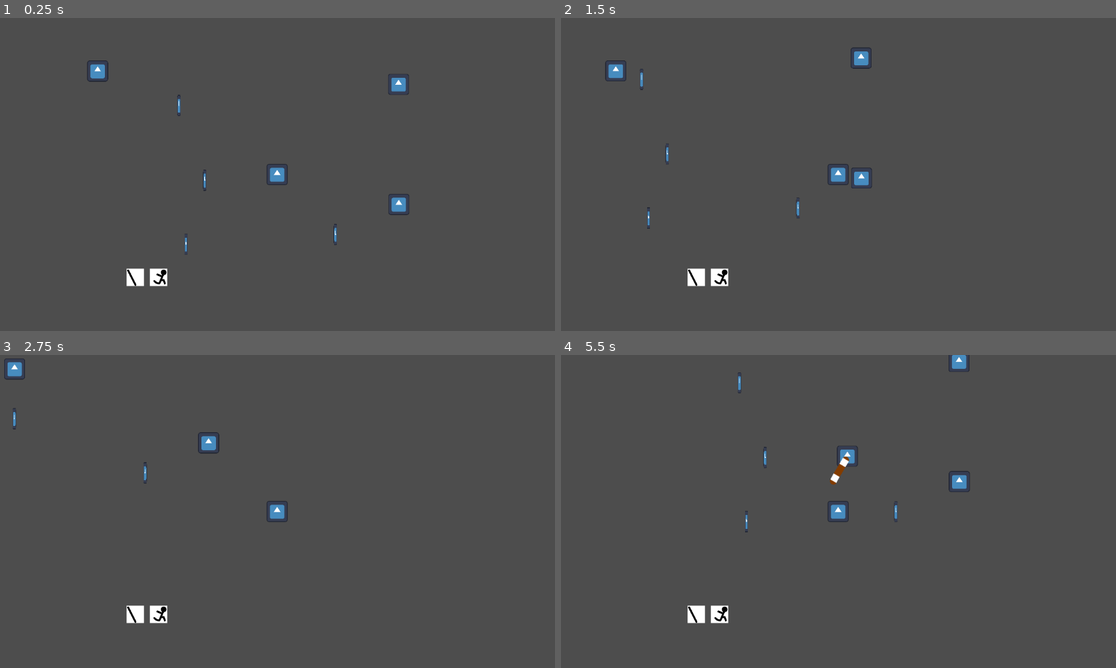
Above: before the commit, frames 1-4 (two rows, left to right).
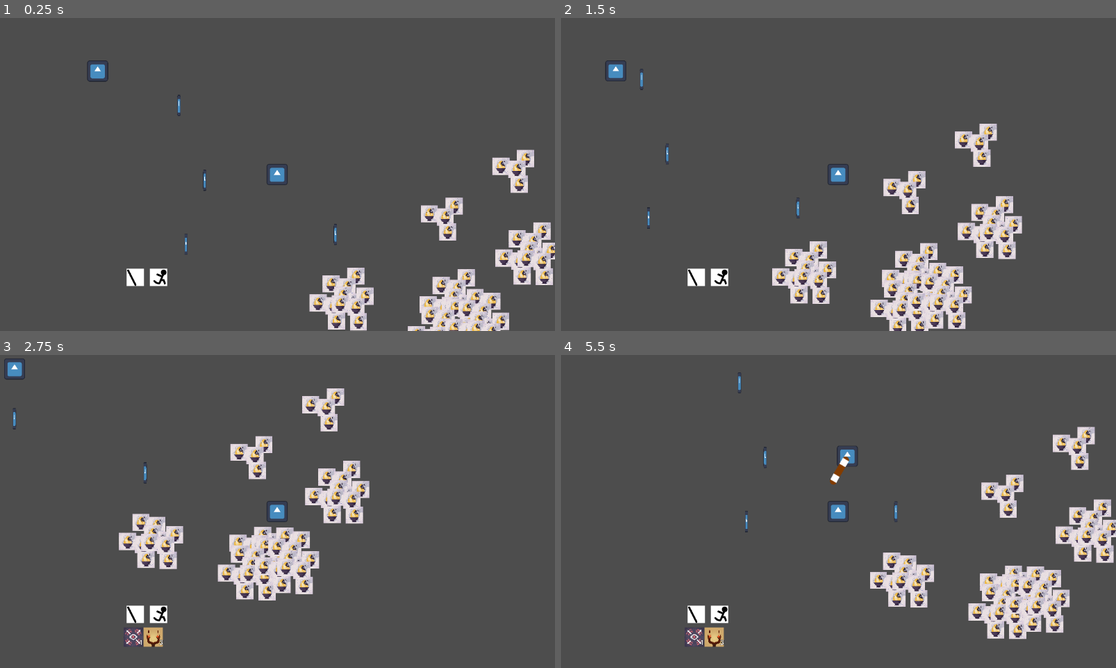
Above: after the commit, the same moments.

Repository: nonagaga/pizza-jam
Game: Godot game, scene res://Test Scenes/Entity Testing.tscn
The game is run twice, just before and just after one commit, with the same random seed, the same clock (stepped at 60 frames per second) and the same inputs. This scene is started directly instead of the project's main scene. The engine's default icon, where the game draws it, is replaced by a stand-in: a white triangle on a blue panel in a dark square.
Inputs (mouse positions are in pixels of both pictures, inside the frame that each line leads up to):
- Up to frame 1 (0.25 s): no input
- Up to frame 2 (1.5 s): tap Enter at 0.5 s; move the mouse to (960, 158) at 0.52 s; hold D (Move Right) 0.53-1.28 s; tap Space (ui_select) at 0.77 s; move the mouse to (727, 190) at 1.27 s; hold S (Move Down) from 1.28 s (still down)
- Up to frame 3 (2.75 s): tap Space (ui_select) at 1.52 s; move the mouse to (333, 442) at 2.02 s; release S (Move Down) at 2.03 s; hold D (Move Right) from 2.03 s (still down)
- Up to frame 4 (5.5 s): move the mouse to (810, 574) at 2.77 s; release D (Move Right) at 2.78 s; hold W (Move Up) 2.78-3.53 s; tap Space (ui_select) at 3.02, 3.77, 4.52 s; move the mouse to (1005, 558) at 3.52 s; hold A (Move Left) 3.53-5.03 s; move the mouse to (672, 464) at 4.27 s; move the mouse to (866, 511) at 5.02 s; hold S (Move Down) from 5.03 s (still down)

The runs differ from the first frame. In frame 1, 6.6% of the frame differs, in the area x 55-100%, y 18-100%; in frame 2, 7.7%, in the area x 38-84%, y 9-100%; in frame 3, 7.5%; in frame 4, 7.6%.

Commit message:
added buffbar

Diff:
--- /dev/null
+++ b/Effects/Buffbar Stacks.tres
@@ -0,0 +1,6 @@
+[gd_resource type="LabelSettings" format=3 uid="uid://vmqxlbq87tjw"]
+
+[resource]
+font_size = 40
+outline_size = 5
+outline_color = Color(0, 0, 0, 1)
--- a/Effects/EntityEffect.gd
+++ b/Effects/EntityEffect.gd
@@ -5,7 +5,11 @@
 
 @onready var _entity = get_parent() as Entity
 
+signal updated_dupes(new_amt: int)
+signal updated_dupes_str(new_amt: String)
+
 @export var effect_name = "Unnamed Effect" as String
+@export var effect_icon: Texture2D
 
 @export var ability_roll_modifier: AbilityRollModifier
 
@@ -23,3 +27,11 @@
 	lifetime -= delta
 	if lifetime <= 0.0:
 		_entity.remove_effect(self)
+
+func add_dupes(amt: int) -> void:
+	dupes += amt
+	update_icon()
+
+func update_icon() -> void:
+	updated_dupes.emit(dupes)
+	updated_dupes_str.emit(str(dupes))
--- a/Effects/Multishot Boon.tscn
+++ b/Effects/Multishot Boon.tscn
@@ -2,6 +2,7 @@
 
 [ext_resource type="Script" uid="uid://5og2uxwi2y2e" path="res://Effects/EntityEffect.gd" id="1_wgb6p"]
 [ext_resource type="Script" uid="uid://c0ny0w83asqax" path="res://Abilities/AbilityRollModifier.gd" id="2_ahuoo"]
+[ext_resource type="Texture2D" uid="uid://butewv1lsrf5d" path="res://Effects/Split_Shot.png" id="2_ngvdd"]
 
 [sub_resource type="Resource" id="Resource_0ey2j"]
 script = ExtResource("2_ahuoo")
@@ -11,5 +12,6 @@
 [node name="MultishotBoon" type="Node" unique_id=1785848823]
 script = ExtResource("1_wgb6p")
 effect_name = "Multishot Boon"
+effect_icon = ExtResource("2_ngvdd")
 ability_roll_modifier = SubResource("Resource_0ey2j")
 metadata/_custom_type_script = "uid://5og2uxwi2y2e"
--- a/Effects/Range Boon.tscn
+++ b/Effects/Range Boon.tscn
@@ -2,6 +2,7 @@
 
 [ext_resource type="Script" uid="uid://5og2uxwi2y2e" path="res://Effects/EntityEffect.gd" id="1_hr6qh"]
 [ext_resource type="Script" uid="uid://c0ny0w83asqax" path="res://Abilities/AbilityRollModifier.gd" id="2_3onso"]
+[ext_resource type="Texture2D" uid="uid://b3kvlig3yt5ih" path="res://Effects/Greater_Expansion.png" id="2_no56v"]
 
 [sub_resource type="Resource" id="Resource_3onso"]
 script = ExtResource("2_3onso")
@@ -11,5 +12,6 @@
 [node name="RangeBoon" type="Node" unique_id=665143073]
 script = ExtResource("1_hr6qh")
 effect_name = "Range Boon"
+effect_icon = ExtResource("2_no56v")
 ability_roll_modifier = SubResource("Resource_3onso")
 metadata/_custom_type_script = "uid://5og2uxwi2y2e"
--- a/Entities/Player.tscn
+++ b/Entities/Player.tscn
@@ -13,6 +13,7 @@
 [ext_resource type="Script" uid="uid://cnsr7os6okjd" path="res://Abilities/AbilitySlot.gd" id="9_paumt"]
 [ext_resource type="PackedScene" uid="uid://c5v0g21ebeius" path="res://Abilities/Left Swing/Left Swing.tscn" id="10_8td47"]
 [ext_resource type="PackedScene" uid="uid://deorq65d05rx" path="res://Abilities/Circle Swing/Circle Swing.tscn" id="10_hmggr"]
+[ext_resource type="Script" uid="uid://br2cxxlgwyq84" path="res://Entities/buffbar.gd" id="14_1v5ml"]
 
 [sub_resource type="Resource" id="Resource_wliak"]
 script = ExtResource("2_mwl8m")
@@ -102,11 +103,13 @@
 grow_vertical = 2
 texture = ExtResource("8_w6hej")
 
-[node name="HBoxContainer" type="HBoxContainer" parent="TestUI" index="2" unique_id=142582480]
+[node name="Buffbar" type="HBoxContainer" parent="TestUI" index="2" unique_id=142582480]
 layout_mode = 0
 offset_left = -936.0
 offset_top = 705.0
 offset_right = 1464.0
 offset_bottom = 823.0
+script = ExtResource("14_1v5ml")
 
+[connection signal="added_buff_icon" from="." to="TestUI/Buffbar" method="_on_player_added_buff_icon"]
 [connection signal="swapped_ability_icon" from="Primary Ability" to="TestUI/ColorRect/Abil1" method="set_texture"]
--- /dev/null
+++ b/Entities/buffbar.gd
@@ -0,0 +1,6 @@
+extends HBoxContainer
+
+
+
+func _on_player_added_buff_icon(texture_rect: TextureRect) -> void:
+	add_child(texture_rect)
--- a/Entities/entity.gd
+++ b/Entities/entity.gd
@@ -1,4 +1,6 @@
 class_name Entity extends CharacterBody2D
+
+static var STACKS_LBL_SETTINGS = preload("res://Effects/Buffbar Stacks.tres")
 
 @export var civil: EntityCivilStats
 @export var combat: EntityCombatStats
@@ -12,6 +14,8 @@
 
 var _effects = [] as Array[EntityEffect]
 
+signal added_buff_icon(texture_rect: TextureRect)
+
 func _physics_process(delta: float) -> void:
 	move_and_slide()
 
@@ -20,24 +24,42 @@
 
 func add_effect(new_effect: EntityEffect) -> void:
 	if new_effect.stacks_separately:
-		add_child(new_effect)
-		_effects.append(new_effect)
+		_add_new_effect(new_effect)
 		return
 
 	for effect in _effects:
 		if new_effect.effect_name == effect.effect_name:
-			effect.dupes += 1
+			effect.add_dupes(1)
 			return
 	# else...
-	add_child(new_effect)
-	_effects.append(new_effect)
+	_add_new_effect(new_effect)
 
 func remove_effect(owned_effect: EntityEffect) -> void:
 	_effects.erase(owned_effect)
 	owned_effect.queue_free()
 
 func diminish_effect(owned_effect: EntityEffect, amt: int) -> void:
-	owned_effect.dupes -= amt
+	owned_effect.add_dupes(-amt)
+
+func _add_new_effect(new_effect: EntityEffect) -> void:
+	add_child(new_effect)
+	_effects.append(new_effect)
+
+	var trect = TextureRect.new()
+	trect.texture = new_effect.effect_icon
+	trect.expand_mode = TextureRect.EXPAND_FIT_WIDTH
+	added_buff_icon.emit(trect)
+
+	var lbl = Label.new()
+	lbl.text = str(new_effect.dupes)
+	lbl.set_anchors_preset(Control.PRESET_FULL_RECT)
+	lbl.label_settings = STACKS_LBL_SETTINGS
+	lbl.horizontal_alignment = HORIZONTAL_ALIGNMENT_RIGHT
+	lbl.vertical_alignment = VERTICAL_ALIGNMENT_BOTTOM
+	new_effect.updated_dupes_str.connect(lbl.set_text)
+	trect.add_child(lbl)
+
+	new_effect.update_icon()
 
 func modify_ability_roll(abroll: AbilityRoll) -> AbilityRoll:
 	for effect in _effects:
--- /dev/null
+++ b/Pickups/Boons/Pickup Random Boon.tscn
@@ -0,0 +1,13 @@
+[gd_scene format=3 uid="uid://cgmgtxn1jiexi"]
+
+[ext_resource type="PackedScene" uid="uid://c2nrkyerbxoos" path="res://Pickups/Pickup Random Effect.tscn" id="1_464la"]
+[ext_resource type="PackedScene" uid="uid://dk2jvrba8drny" path="res://Effects/Multishot Boon.tscn" id="2_g1fjp"]
+[ext_resource type="PackedScene" uid="uid://hjhjwypaqtsc" path="res://Effects/Range Boon.tscn" id="3_n1v8p"]
+[ext_resource type="Texture2D" uid="uid://bxqnv5dtdqxe4" path="res://Pickups/Boons/Golden_Goose_Egg.png" id="4_n1v8p"]
+
+[node name="PickupRandomEffect" unique_id=1324348048 instance=ExtResource("1_464la")]
+random_effects = Array[PackedScene]([ExtResource("2_g1fjp"), ExtResource("3_n1v8p")])
+
+[node name="Sprite2D" parent="." index="0" unique_id=1174950053]
+scale = Vector2(0.525, 0.525)
+texture = ExtResource("4_n1v8p")
--- /dev/null
+++ b/Pickups/Pickup Random Effect.tscn
@@ -0,0 +1,9 @@
+[gd_scene format=3 uid="uid://c2nrkyerbxoos"]
+
+[ext_resource type="PackedScene" uid="uid://3i0feiw858l6" path="res://Pickups/Pickup.tscn" id="1_pwnot"]
+[ext_resource type="Script" uid="uid://b0csn2c35t8lr" path="res://Pickups/PickupRandomEffect.gd" id="2_f1mk8"]
+[ext_resource type="Script" uid="uid://5og2uxwi2y2e" path="res://Effects/EntityEffect.gd" id="3_kcv50"]
+
+[node name="PickupRandomEffect" unique_id=1324348048 instance=ExtResource("1_pwnot")]
+script = ExtResource("2_f1mk8")
+random_effects = Array[ExtResource("3_kcv50")]([null])
--- /dev/null
+++ b/Pickups/PickupRandomEffect.gd
@@ -0,0 +1,8 @@
+class_name PickupRandomEffect extends Pickup
+
+@export var random_effects = [] as Array[PackedScene]
+
+func _on_area_2d_body_entered(body: Node2D) -> void:
+	if body is Entity && body.is_in_group("Player"):
+		body.add_effect(random_effects.pick_random().instantiate())
+		queue_free()
--- a/Test Scenes/Entity Testing.tscn
+++ b/Test Scenes/Entity Testing.tscn
@@ -3,8 +3,7 @@
 [ext_resource type="PackedScene" uid="uid://cr5py23pbo0th" path="res://Entities/Player.tscn" id="1_gfd0l"]
 [ext_resource type="Texture2D" uid="uid://0v0jwdc1tpa3" path="res://icon.svg" id="2_vl2lw"]
 [ext_resource type="PackedScene" uid="uid://camuf4gugq7o3" path="res://Entities/Godotbot.tscn" id="2_wliak"]
-[ext_resource type="PackedScene" uid="uid://dmtsn0krhhios" path="res://Pickups/Multishot Stim Pickup.tscn" id="4_jo2oe"]
-[ext_resource type="PackedScene" uid="uid://c6tspxjj2cd6s" path="res://Pickups/Range Stim Pickup.tscn" id="5_0nlcj"]
+[ext_resource type="PackedScene" uid="uid://cgmgtxn1jiexi" path="res://Pickups/Boons/Pickup Random Boon.tscn" id="4_oa24y"]
 
 [node name="EntityTesting" type="Node2D" unique_id=1040795723]
 
@@ -34,8 +33,206 @@
 scale = Vector2(0.1484375, 1)
 texture = ExtResource("2_vl2lw")
 
-[node name="Pickup" parent="." unique_id=1324348048 instance=ExtResource("4_jo2oe")]
-position = Vector2(898, 373)
-
-[node name="Pickup2" parent="." unique_id=1154273806 instance=ExtResource("5_0nlcj")]
-position = Vector2(896, -358)
+[node name="PickupRandomEffect" parent="." unique_id=1324348048 instance=ExtResource("4_oa24y")]
+position = Vector2(1084, 431)
+
+[node name="PickupRandomEffect2" parent="." unique_id=2018747641 instance=ExtResource("4_oa24y")]
+position = Vector2(1196, 540)
+
+[node name="PickupRandomEffect3" parent="." unique_id=412186888 instance=ExtResource("4_oa24y")]
+position = Vector2(1235, 384)
+
+[node name="PickupRandomEffect4" parent="." unique_id=647378898 instance=ExtResource("4_oa24y")]
+position = Vector2(1181, 449)
+
+[node name="PickupRandomEffect5" parent="." unique_id=2050330785 instance=ExtResource("4_oa24y")]
+position = Vector2(1520, 141)
+
+[node name="PickupRandomEffect6" parent="." unique_id=1617993616 instance=ExtResource("4_oa24y")]
+position = Vector2(1632, 250)
+
+[node name="PickupRandomEffect7" parent="." unique_id=1634958564 instance=ExtResource("4_oa24y")]
+position = Vector2(1671, 94)
+
+[node name="PickupRandomEffect8" parent="." unique_id=453077795 instance=ExtResource("4_oa24y")]
+position = Vector2(1617, 159)
+
+[node name="PickupRandomEffect9" parent="." unique_id=615847081 instance=ExtResource("4_oa24y")]
+position = Vector2(1619, 582)
+
+[node name="PickupRandomEffect10" parent="." unique_id=65398674 instance=ExtResource("4_oa24y")]
+position = Vector2(1731, 691)
+
+[node name="PickupRandomEffect11" parent="." unique_id=732383155 instance=ExtResource("4_oa24y")]
+position = Vector2(1770, 535)
+
+[node name="PickupRandomEffect12" parent="." unique_id=1404963299 instance=ExtResource("4_oa24y")]
+position = Vector2(1716, 600)
+
+[node name="PickupRandomEffect13" parent="." unique_id=720721191 instance=ExtResource("4_oa24y")]
+position = Vector2(1539, 699)
+
+[node name="PickupRandomEffect14" parent="." unique_id=563304709 instance=ExtResource("4_oa24y")]
+position = Vector2(1651, 808)
+
+[node name="PickupRandomEffect15" parent="." unique_id=1669434573 instance=ExtResource("4_oa24y")]
+position = Vector2(1690, 652)
+
+[node name="PickupRandomEffect16" parent="." unique_id=481083636 instance=ExtResource("4_oa24y")]
+position = Vector2(1636, 717)
+
+[node name="PickupRandomEffect17" parent="." unique_id=1664488616 instance=ExtResource("4_oa24y")]
+position = Vector2(1674, 704)
+
+[node name="PickupRandomEffect18" parent="." unique_id=245165841 instance=ExtResource("4_oa24y")]
+position = Vector2(1786, 813)
+
+[node name="PickupRandomEffect19" parent="." unique_id=457174646 instance=ExtResource("4_oa24y")]
+position = Vector2(1825, 657)
+
+[node name="PickupRandomEffect20" parent="." unique_id=1651118903 instance=ExtResource("4_oa24y")]
+position = Vector2(1771, 722)
+
+[node name="PickupRandomEffect21" parent="." unique_id=2122238434 instance=ExtResource("4_oa24y")]
+position = Vector2(1157, 867)
+
+[node name="PickupRandomEffect22" parent="." unique_id=1891575278 instance=ExtResource("4_oa24y")]
+position = Vector2(1269, 976)
+
+[node name="PickupRandomEffect23" parent="." unique_id=1081369277 instance=ExtResource("4_oa24y")]
+position = Vector2(1308, 820)
+
+[node name="PickupRandomEffect24" parent="." unique_id=1837275377 instance=ExtResource("4_oa24y")]
+position = Vector2(1254, 885)
+
+[node name="PickupRandomEffect25" parent="." unique_id=519835535 instance=ExtResource("4_oa24y")]
+position = Vector2(1077, 984)
+
+[node name="PickupRandomEffect26" parent="." unique_id=610129375 instance=ExtResource("4_oa24y")]
+position = Vector2(1189, 1093)
+
+[node name="PickupRandomEffect27" parent="." unique_id=2054048607 instance=ExtResource("4_oa24y")]
+position = Vector2(1228, 937)
+
+[node name="PickupRandomEffect28" parent="." unique_id=486600912 instance=ExtResource("4_oa24y")]
+position = Vector2(1174, 1002)
+
+[node name="PickupRandomEffect29" parent="." unique_id=1249503003 instance=ExtResource("4_oa24y")]
+position = Vector2(1212, 989)
+
+[node name="PickupRandomEffect30" parent="." unique_id=1442526557 instance=ExtResource("4_oa24y")]
+position = Vector2(1324, 1098)
+
+[node name="PickupRandomEffect31" parent="." unique_id=683528720 instance=ExtResource("4_oa24y")]
+position = Vector2(1363, 942)
+
+[node name="PickupRandomEffect32" parent="." unique_id=2114972814 instance=ExtResource("4_oa24y")]
+position = Vector2(1309, 1007)
+
+[node name="PickupRandomEffect33" parent="." unique_id=585701561 instance=ExtResource("4_oa24y")]
+position = Vector2(485, 857)
+
+[node name="PickupRandomEffect34" parent="." unique_id=917173140 instance=ExtResource("4_oa24y")]
+position = Vector2(597, 966)
+
+[node name="PickupRandomEffect35" parent="." unique_id=1395450112 instance=ExtResource("4_oa24y")]
+position = Vector2(636, 810)
+
+[node name="PickupRandomEffect36" parent="." unique_id=288202963 instance=ExtResource("4_oa24y")]
+position = Vector2(582, 875)
+
+[node name="PickupRandomEffect37" parent="." unique_id=744869337 instance=ExtResource("4_oa24y")]
+position = Vector2(405, 974)
+
+[node name="PickupRandomEffect38" parent="." unique_id=645970712 instance=ExtResource("4_oa24y")]
+position = Vector2(517, 1083)
+
+[node name="PickupRandomEffect39" parent="." unique_id=569183166 instance=ExtResource("4_oa24y")]
+position = Vector2(556, 927)
+
+[node name="PickupRandomEffect40" parent="." unique_id=2082893305 instance=ExtResource("4_oa24y")]
+position = Vector2(502, 992)
+
+[node name="PickupRandomEffect41" parent="." unique_id=528040657 instance=ExtResource("4_oa24y")]
+position = Vector2(540, 979)
+
+[node name="PickupRandomEffect42" parent="." unique_id=991784857 instance=ExtResource("4_oa24y")]
+position = Vector2(652, 1088)
+
+[node name="PickupRandomEffect43" parent="." unique_id=1861050111 instance=ExtResource("4_oa24y")]
+position = Vector2(691, 932)
+
+[node name="PickupRandomEffect44" parent="." unique_id=45138911 instance=ExtResource("4_oa24y")]
+position = Vector2(637, 997)
+
+[node name="PickupRandomEffect45" parent="." unique_id=30308059 instance=ExtResource("4_oa24y")]
+position = Vector2(1087, 1049)
+
+[node name="PickupRandomEffect46" parent="." unique_id=1619056632 instance=ExtResource("4_oa24y")]
+position = Vector2(1199, 1158)
+
+[node name="PickupRandomEffect47" parent="." unique_id=2138188676 instance=ExtResource("4_oa24y")]
+position = Vector2(1238, 1002)
+
+[node name="PickupRandomEffect48" parent="." unique_id=43674592 instance=ExtResource("4_oa24y")]
+position = Vector2(1184, 1067)
+
+[node name="PickupRandomEffect49" parent="." unique_id=2007273322 instance=ExtResource("4_oa24y")]
+position = Vector2(1007, 1166)
+
+[node name="PickupRandomEffect50" parent="." unique_id=723196592 instance=ExtResource("4_oa24y")]
+position = Vector2(1119, 1275)
+
+[node name="PickupRandomEffect51" parent="." unique_id=900046332 instance=ExtResource("4_oa24y")]
+position = Vector2(1158, 1119)
+
+[node name="PickupRandomEffect52" parent="." unique_id=452184819 instance=ExtResource("4_oa24y")]
+position = Vector2(1104, 1184)
+
+[node name="PickupRandomEffect53" parent="." unique_id=1328320860 instance=ExtResource("4_oa24y")]
+position = Vector2(1142, 1171)
+
+[node name="PickupRandomEffect54" parent="." unique_id=1843318573 instance=ExtResource("4_oa24y")]
+position = Vector2(1254, 1280)
+
+[node name="PickupRandomEffect55" parent="." unique_id=1934946858 instance=ExtResource("4_oa24y")]
+position = Vector2(1293, 1124)
+
+[node name="PickupRandomEffect56" parent="." unique_id=955997496 instance=ExtResource("4_oa24y")]
+position = Vector2(1239, 1189)
+
+[node name="PickupRandomEffect57" parent="." unique_id=751803479 instance=ExtResource("4_oa24y")]
+position = Vector2(1313, 1010)
+
+[node name="PickupRandomEffect58" parent="." unique_id=1675162936 instance=ExtResource("4_oa24y")]
+position = Vector2(1425, 1119)
+
+[node name="PickupRandomEffect59" parent="." unique_id=594551054 instance=ExtResource("4_oa24y")]
+position = Vector2(1464, 963)
+
+[node name="PickupRandomEffect60" parent="." unique_id=603661794 instance=ExtResource("4_oa24y")]
+position = Vector2(1410, 1028)
+
+[node name="PickupRandomEffect61" parent="." unique_id=1322601743 instance=ExtResource("4_oa24y")]
+position = Vector2(1233, 1127)
+
+[node name="PickupRandomEffect62" parent="." unique_id=1314216340 instance=ExtResource("4_oa24y")]
+position = Vector2(1345, 1236)
+
+[node name="PickupRandomEffect63" parent="." unique_id=1753617627 instance=ExtResource("4_oa24y")]
+position = Vector2(1384, 1080)
+
+[node name="PickupRandomEffect64" parent="." unique_id=1196685572 instance=ExtResource("4_oa24y")]
+position = Vector2(1330, 1145)
+
+[node name="PickupRandomEffect65" parent="." unique_id=988837004 instance=ExtResource("4_oa24y")]
+position = Vector2(1368, 1132)
+
+[node name="PickupRandomEffect66" parent="." unique_id=238914183 instance=ExtResource("4_oa24y")]
+position = Vector2(1480, 1241)
+
+[node name="PickupRandomEffect67" parent="." unique_id=1190793052 instance=ExtResource("4_oa24y")]
+position = Vector2(1519, 1085)
+
+[node name="PickupRandomEffect68" parent="." unique_id=1642750383 instance=ExtResource("4_oa24y")]
+position = Vector2(1465, 1150)
Binary file added: Effects/Greater_Expansion.png
Not shown, added: Effects/Greater_Expansion.png.import
Binary file added: Effects/Split_Shot.png
Not shown, added: Effects/Split_Shot.png.import
Not shown, added: Entities/buffbar.gd.uid
Binary file added: Pickups/Boons/Golden_Goose_Egg.png
Not shown, added: Pickups/Boons/Golden_Goose_Egg.png.import
Renamed: Pickups/Multishot Stim Pickup.tscn -> Pickups/Boons/Multishot Stim Pickup.tscn
Not shown, added: Pickups/PickupRandomEffect.gd.uid
Renamed: Pickups/Random Stim Pickup.tscn -> Pickups/Stims/Random Stim Pickup.tscn
Renamed: Pickups/Range Stim Pickup.tscn -> Pickups/Stims/Range Stim Pickup.tscn
